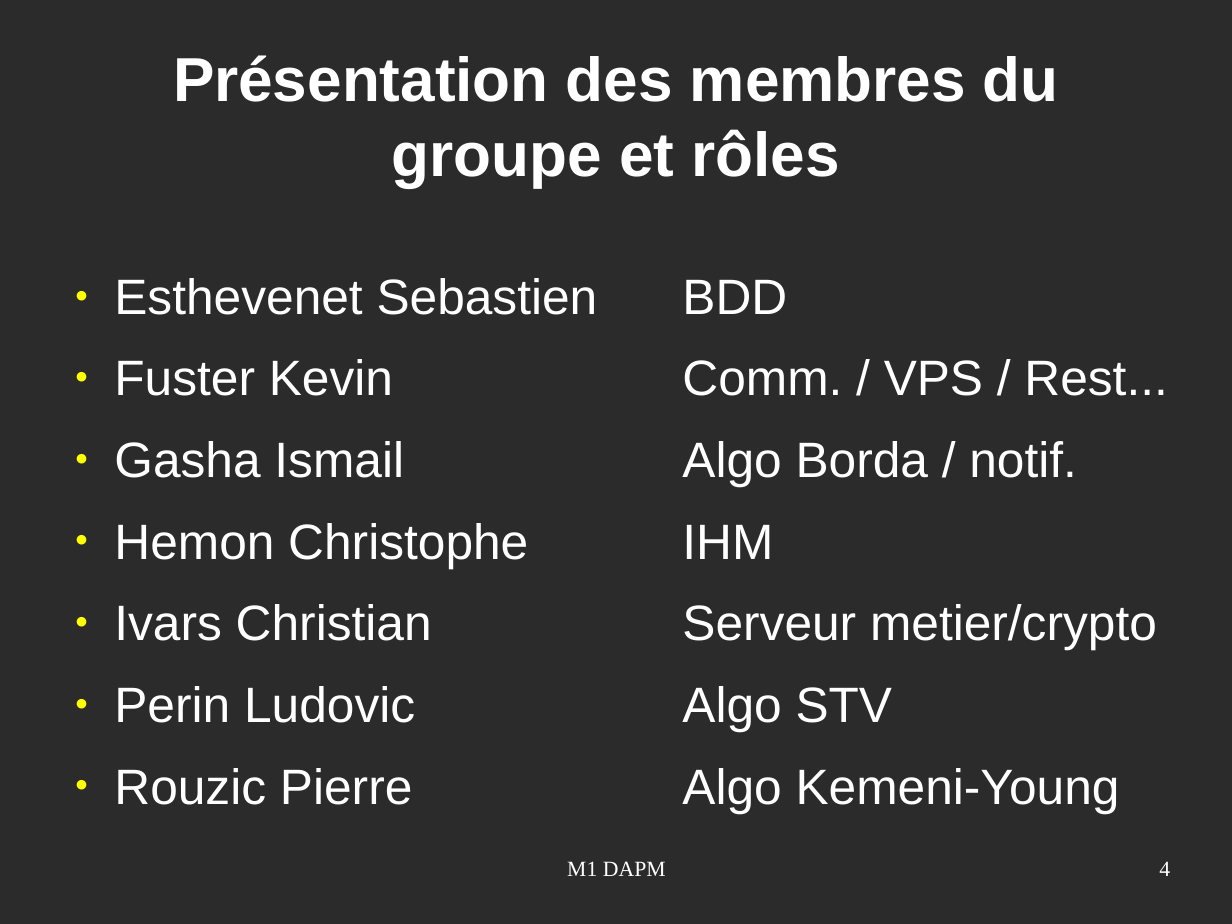
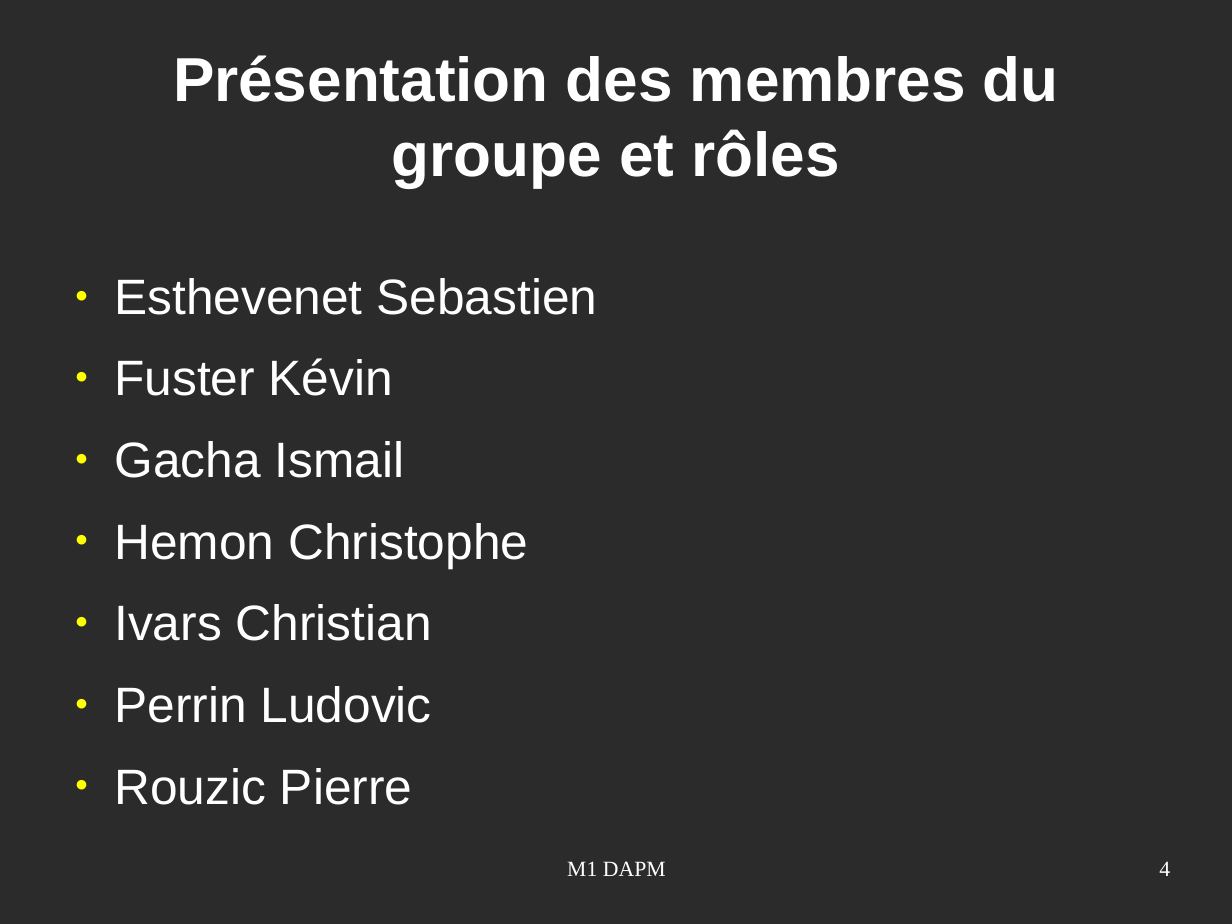
Before and after one commit to Smaylis13/ProjetM1, a slide deck: slide 4 of PresentationProjetM1EVS.odp. Drawn at 1232x924 pixels with LibreOffice and Linux fonts; fonts in the diff are those of the drawing; background and template pictures are left out; a plain dark background stands for a picture behind light text. Boxes give left, top, right and bottom in pixels: in the first picture for what was removed or moved away, otherwise in the second. Text is boxed around its words. In the diff, an @@ line names an element or a change of style, - is before the commit and + after.

```diff
--- a/PresentationProjetM1EVS.odp
+++ b/PresentationProjetM1EVS.odp
@@ text removed at box(682, 280, 1167, 813) @@
-BDD
-Comm. / VPS / Rest...
-Algo Borda / notif.
-IHM
-Serveur metier/crypto
-Algo STV
-Algo Kemeni-Young
@@ text at box(114, 358, 404, 478): text changed @@
-● Fuster Kevin
-● Gasha Ismail
+● Fuster Kévin
+● Gacha Ismail
@@ text at box(114, 686, 432, 723): text changed @@
-● Perin Ludovic
+● Perrin Ludovic
```
Also in this commit, not shown: 1 other slide changed.
